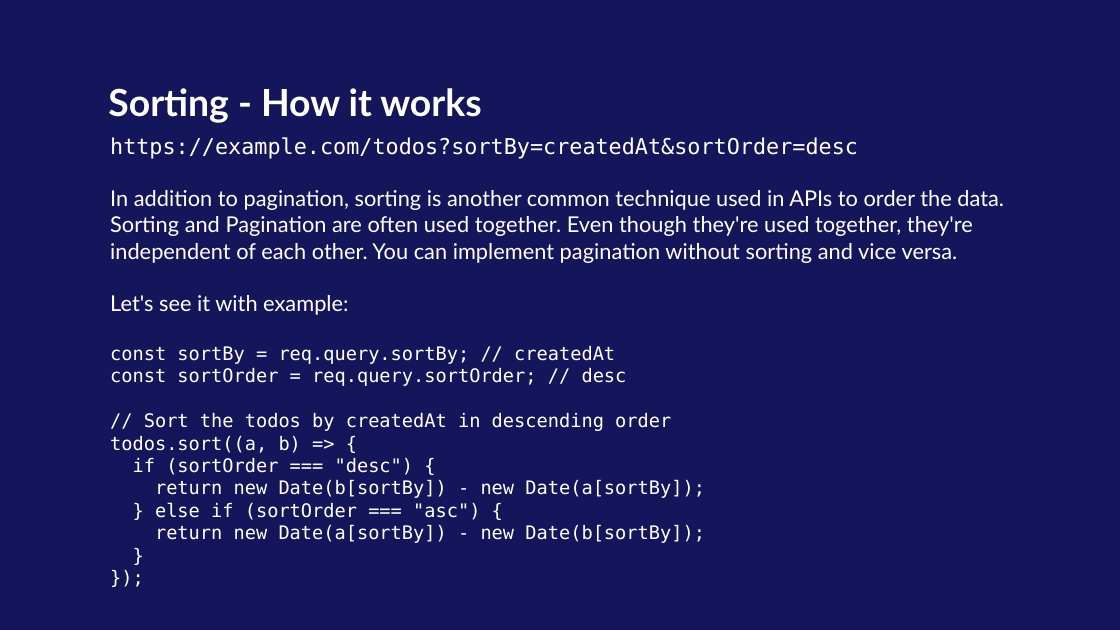
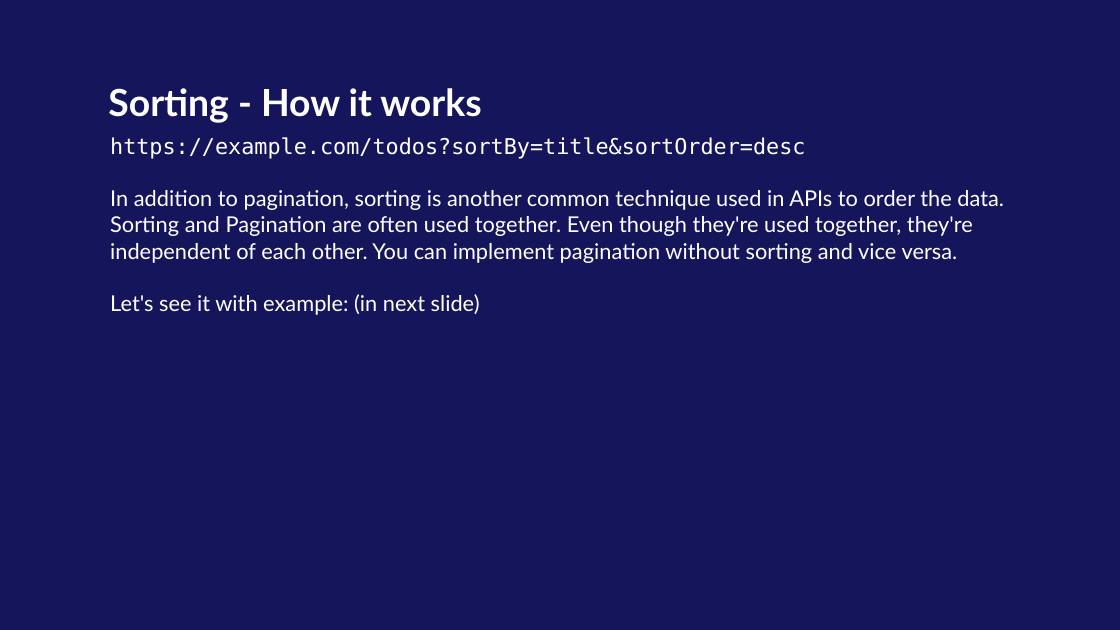
Before and after one commit to kaiz16/onsite-backend-development, a slide deck: slide 54 of Week-2/Day-1/Backend - Day 4 - Introduction to REST APIs and CRUD.pptx (slide 55 before the commit). Drawn at 1120x630 pixels with LibreOffice and Linux fonts; fonts in the diff are those of the drawing; background and template pictures are left out. Boxes give left, top, right and bottom in pixels: in the first picture for what was removed or moved away, otherwise in the second. Text is boxed around its words. In the diff, an @@ line names an element or a change of style, - is before the commit and + after.

```diff
--- a/Week-2/Day-1/Backend - Day 4 - Introduction to REST APIs and CRUD.pptx
+++ b/Week-2/Day-1/Backend - Day 4 - Introduction to REST APIs and CRUD.pptx
@@ text at (x1=110, y1=137, x2=805, y2=159): text changed @@
-https://example.com/todos?sortBy=createdAt&sortOrder=desc
+https://example.com/todos?sortBy=title&sortOrder=desc
@@ text at (x1=110, y1=294, x2=480, y2=315): text changed; size 12 to 14 pt; font DejaVu Sans Mono to Lato @@
-Let's see it with example:
-const sortBy = req.query.sortBy; // createdAt
-const sortOrder = req.query.sortOrder; // desc
-// Sort the todos by createdAt in descending order
-todos.sort((a, b) => {
-if (sortOrder === "desc") {
-return new Date(b[sortBy]) - new Date(a[sortBy]);
-} else if (sortOrder === "asc") {
-return new Date(a[sortBy]) - new Date(b[sortBy]);
-}
-});
+Let's see it with example: (in next slide)
```
Also in this commit, not shown: 6 other slides changed, 2 slides added, 1 slide removed, 10 other files.
